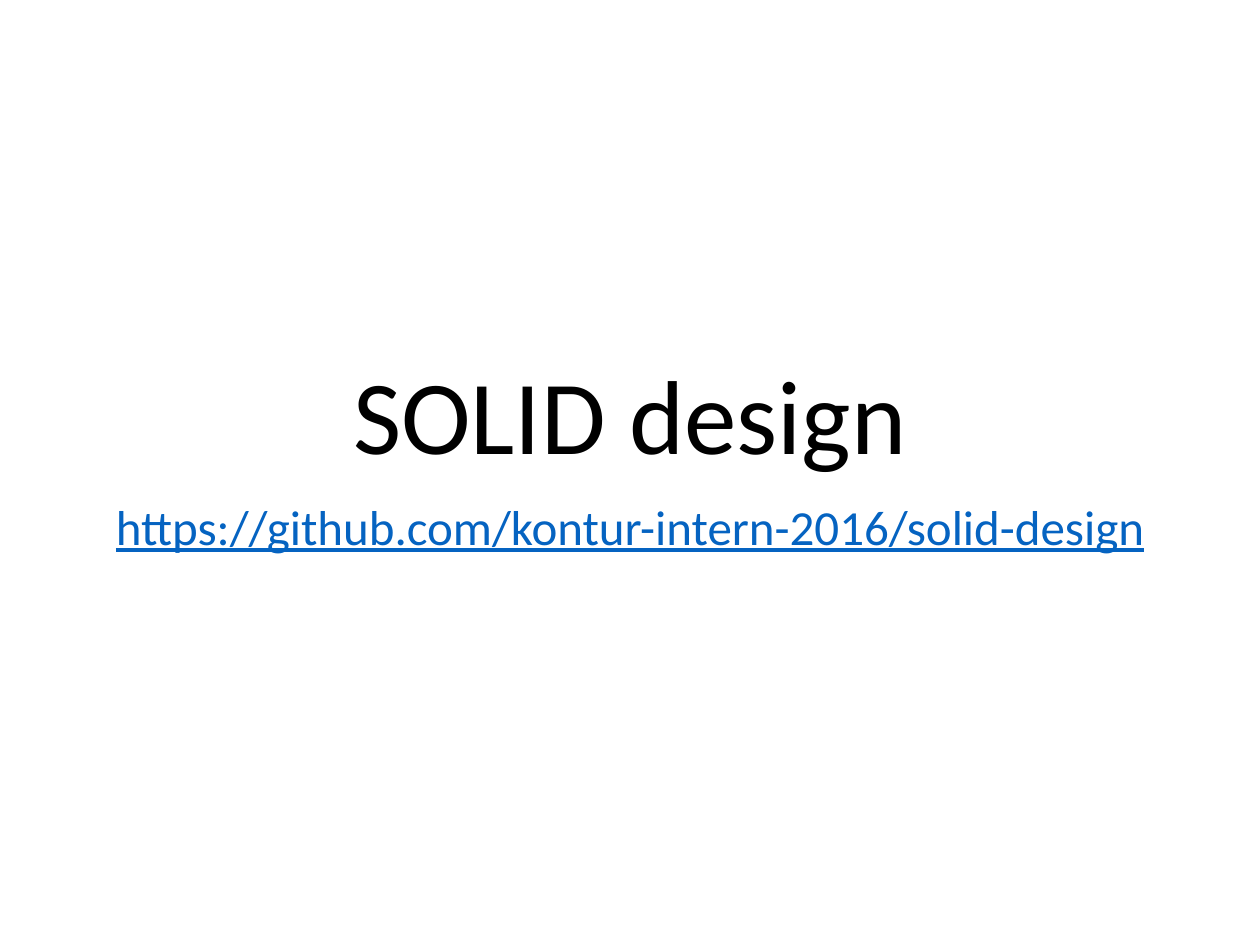
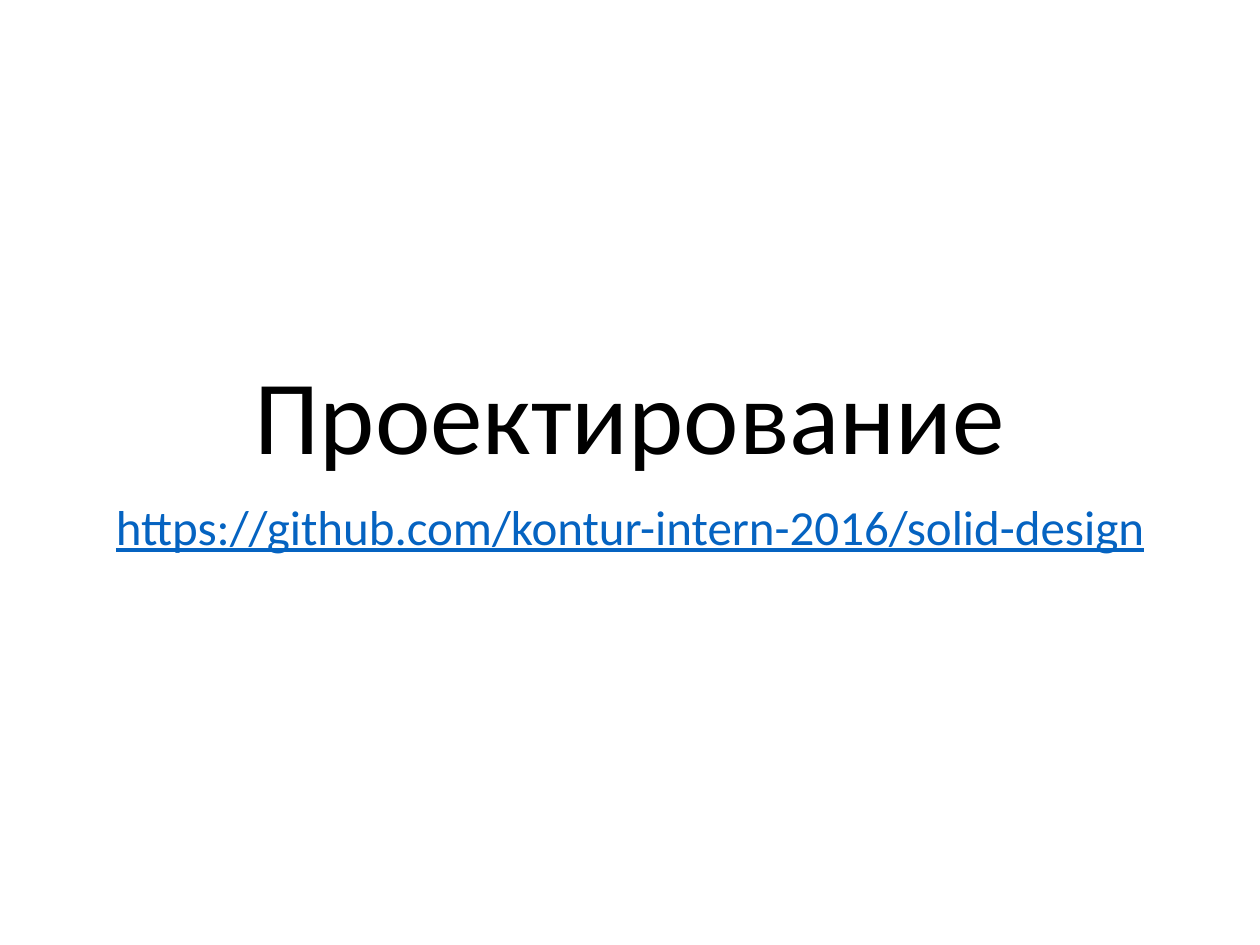
Before and after one commit to kontur-courses/solid-design, a slide deck: slide 1 of SolidDesign.pptx. Drawn at 1260x945 pixels with LibreOffice and Linux fonts; fonts in the diff are those of the drawing. Boxes give left, top, right and bottom in pixels: in the first picture for what was removed or moved away, otherwise in the second. Text is boxed around its words. In the diff, an @@ line names an element or a change of style, - is before the commit and + after.

```diff
--- a/SolidDesign.pptx
+++ b/SolidDesign.pptx
@@ title at box(255, 386, 1005, 471): text changed @@
-SOLID design
+Проектирование
```
Also in this commit, not shown: 1 other file.
